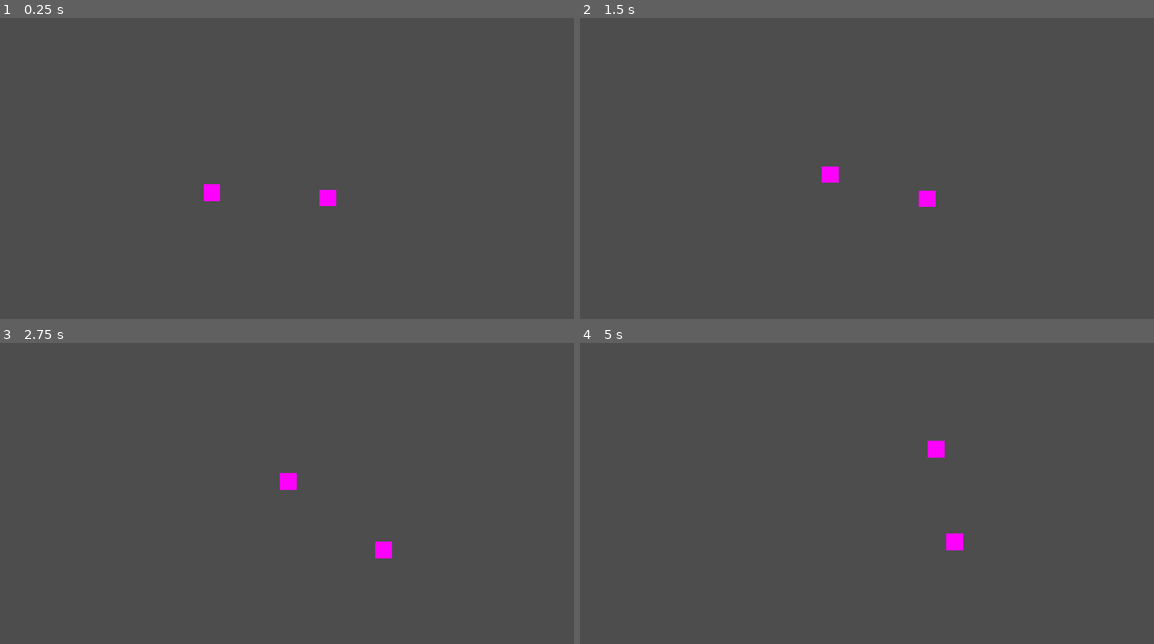
Above: before the commit, frames 1-4 (two rows, left to right).
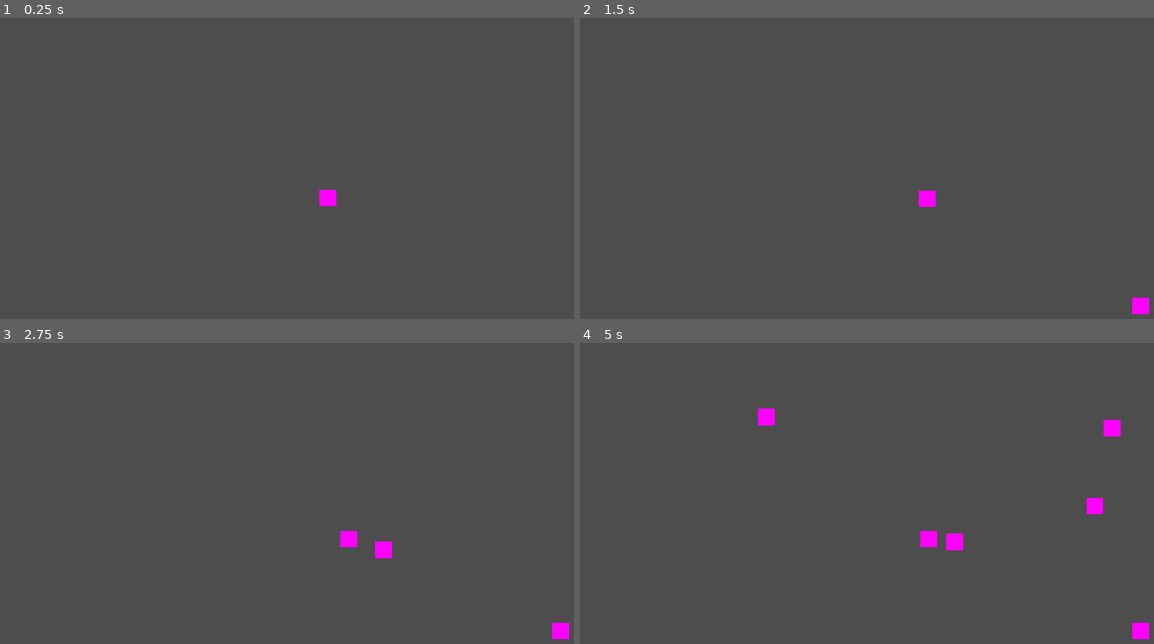
Above: after the commit, the same moments.

Repository: AndreSoftwareDeveloper/BubbleAstronaut
Game: Godot game, scene res://main.tscn
The game is run twice, just before and just after one commit, with the same random seed, the same clock (stepped at 60 frames per second) and the same inputs.
Inputs:
- Up to frame 1 (0.25 s): no input
- Up to frame 2 (1.5 s): hold Right (ui_right) 0.53-1.28 s; hold Down (ui_down) from 1.28 s (still down)
- Up to frame 3 (2.75 s): release Down (ui_down) at 2.03 s; hold Right (ui_right) from 2.03 s (still down)
- Up to frame 4 (5 s): release Right (ui_right) at 2.78 s; hold Up (ui_up) 2.78-3.53 s; hold Left (ui_left) from 3.53 s (still down)

The runs differ from the first frame. In frame 1, 0.2% of the frame differs, in the area x 35-39%, y 55-61%; in frame 2, 0.3%; in frame 3, 0.5%; in frame 4, 1.0%, in the area x 30-100%, y 21-99%.

Commit message:
feat: Spawning asteroids in random locations

Diff:
--- a/main.gd
+++ b/main.gd
@@ -1,11 +1,37 @@
 extends Node2D
 
+var timer : float = 0.0
+var interval_asteroids_spawning = 1.0
+const ASTEROID_SCENE = preload("res://asteroid.tscn")
+const SPAWN_AREA_SIZE = Vector2(1920, 1080)
+var asteroid_movement_direction = Vector2(randf() * 2 - 1, randf() * 2 - 1).normalized()
 
-# Called when the node enters the scene tree for the first time.
 func _ready() -> void:
-	pass # Replace with function body.
+	pass
 
+func _process(delta: float) -> void:
+	timer += delta
+	if timer >= interval_asteroids_spawning:
+		spawn_asteroid(ASTEROID_SCENE, SPAWN_AREA_SIZE)
+		timer = 0.0
 
-# Called every frame. 'delta' is the elapsed time since the previous frame.
-func _process(delta: float) -> void:
-	pass
+func move_random_direction(object: CharacterBody2D, speed: float, direction: Vector2) -> void:
+	object.velocity = direction * speed
+	object.move_and_slide()
+
+var asteroid_scene: PackedScene
+var spawn_area_size: Vector2
+
+func spawn_asteroid(scene: PackedScene, area_size: Vector2) -> void:
+	var asteroid_instance = scene.instantiate() as CharacterBody2D
+
+	var random_position = Vector2(
+		randf() * area_size.x,
+		randf() * area_size.y
+	)
+
+	asteroid_instance.position = random_position
+	add_child(asteroid_instance)
+
+	var asteroid_movement_direction = Vector2(randf() * 2 - 1, randf() * 2 - 1).normalized()
+	asteroid_instance.velocity = asteroid_movement_direction * 150
--- a/main.tscn
+++ b/main.tscn
@@ -1,14 +1,10 @@
-[gd_scene load_steps=4 format=3 uid="uid://bw1x46prg2wee"]
+[gd_scene load_steps=3 format=3 uid="uid://bw1x46prg2wee"]
 
 [ext_resource type="PackedScene" uid="uid://dpc8ee7s2w345" path="res://Player.tscn" id="1_jdotb"]
 [ext_resource type="Script" path="res://main.gd" id="1_xlet0"]
-[ext_resource type="PackedScene" uid="uid://djucrbu1piovt" path="res://asteroid.tscn" id="3_adkqg"]
 
 [node name="Main" type="Node2D"]
 script = ExtResource("1_xlet0")
 
 [node name="Player" parent="." instance=ExtResource("1_jdotb")]
 position = Vector2(1009, 541)
-
-[node name="asteroid" parent="." instance=ExtResource("3_adkqg")]
-position = Vector2(641, 536)
--- a/player.gd
+++ b/player.gd
@@ -9,14 +9,11 @@
 
 @onready var magnet: CharacterBody2D = $"../Magnet"
 @onready var blower: CharacterBody2D = $"../Blower"
-@onready var asteroid: CharacterBody2D = $"../asteroid"
 
 var blowing_timer : bool = false
 var timer : float = 0.0
 var interval_true : float = 1.0
 var interval_false : float = 2.0
-
-var asteroid_movement_direction = Vector2(randf() * 2 - 1, randf() * 2 - 1).normalized()
 
 func _physics_process(delta: float) -> void:
 	var input_direction := Vector2(
@@ -64,8 +61,3 @@
 		velocity = velocity.move_toward(target_velocity, DECELERATION * delta)
 
 	move_and_slide()
-	move_random_direction(asteroid, 100.0, asteroid_movement_direction)
-
-func move_random_direction(object: CharacterBody2D, speed: float, direction: Vector2) -> void:
-	object.velocity = direction * speed
-	object.move_and_slide()
--- a/project.godot
+++ b/project.godot
@@ -19,4 +19,3 @@
 
 window/size/viewport_width=1920
 window/size/viewport_height=1080
-window/size/mode=3
